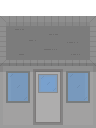
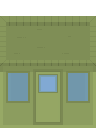
Layer changes from the first w=96, h=128 image to the second:
painted on "Cabin" over <box>0,16,96,128</box>
painted on "Glass" over <box>10,74,87,100</box>
painted on "Door" (2nd of 2, in "Door") over <box>35,72,60,122</box>
painted on "GlassDoor" over <box>41,76,56,91</box>
painted on "BackgroundDoorGlass" over <box>41,77,55,91</box>
painted on "BackgroundDoor" (2nd of 2, in "Background" › "BackgroundDoor") over <box>38,74,58,110</box>
painted on "Background" (2nd of 2, in "Background") over <box>8,72,88,122</box>
